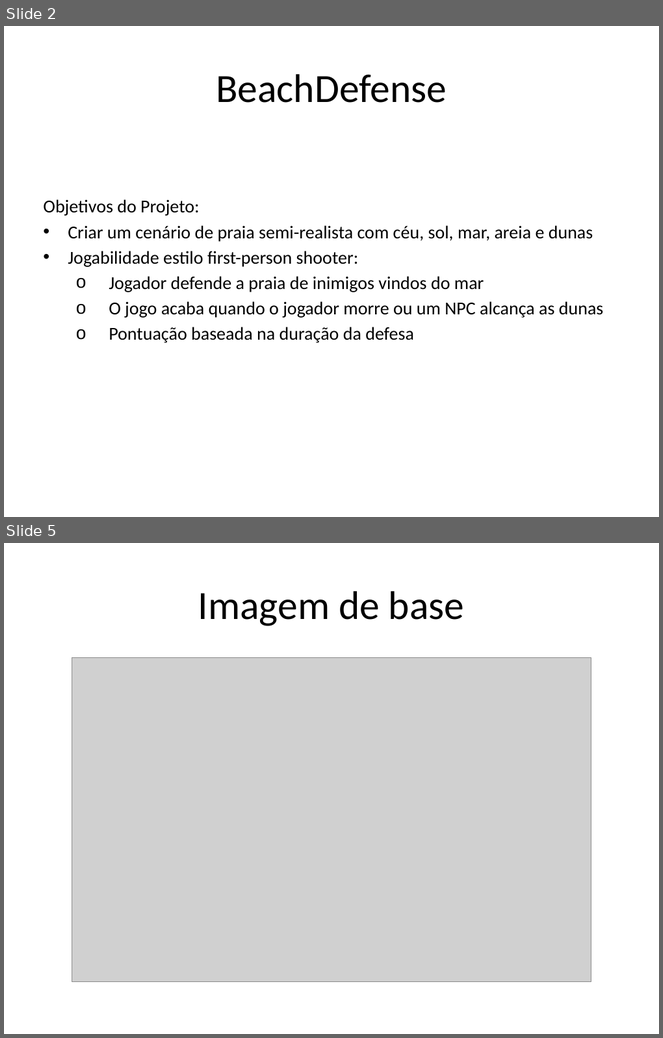
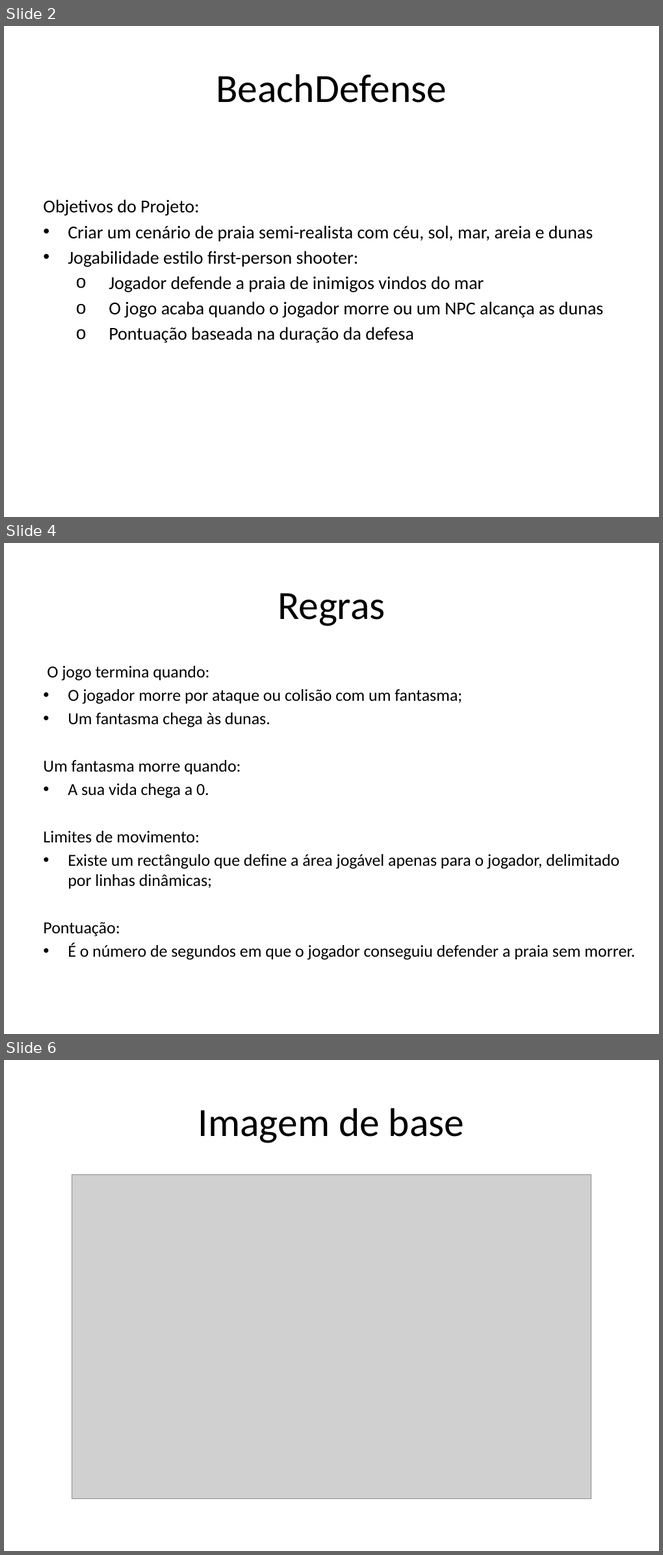
Before and after one commit to Alcatrao/BeachDefense, a slide deck: docs/BeachDefense_Presentation.pptx. Shown one above the other, each under a label of ours: slides 2 and 5 before the commit, slides 2, 4 and 6 after it; the slides between them are not shown. The pictures are 663x1038 and 663x1555 pixels, drawn with LibreOffice and Linux fonts; fonts in the diff are those of the drawing; grey boxes stand for pictures; background and template pictures are left out. Boxes give left, top, right and bottom in pixels: in the first picture for what was removed or moved away, otherwise in the second. Text is boxed around its words. In the diff, an @@ line names an element or a change of style, - is before the commit and + after.

```diff
--- a/docs/BeachDefense_Presentation.pptx
+++ b/docs/BeachDefense_Presentation.pptx
@@ slide 4 added at (4,543,659,1034), background picture (left out) @@
@@ title added at (278,593,386,626), 44 pt, text #000000 @@
+Regras
@@ text added at (43,666,635,960), 18.5 pt, text #000000 @@
+O jogo termina quando:
+• O jogador morre por ataque ou colisão com um fantasma;
+• Um fantasma chega às dunas.
+Um fantasma morre quando:
+• A sua vida chega a 0.
+Limites de movimento:
+• Existe um rectângulo que define a área jogável apenas para o jogador, delimitado por linhas dinâmicas;
+Pontuação:
+• É o número de segundos em que o jogador conseguiu defender a praia sem morrer.
@@ what was slide 5 is now slide 6 @@
```
Also in this commit, not shown: 1 slide changed, 1 other slide added, 1 slide removed, 2 other files.
